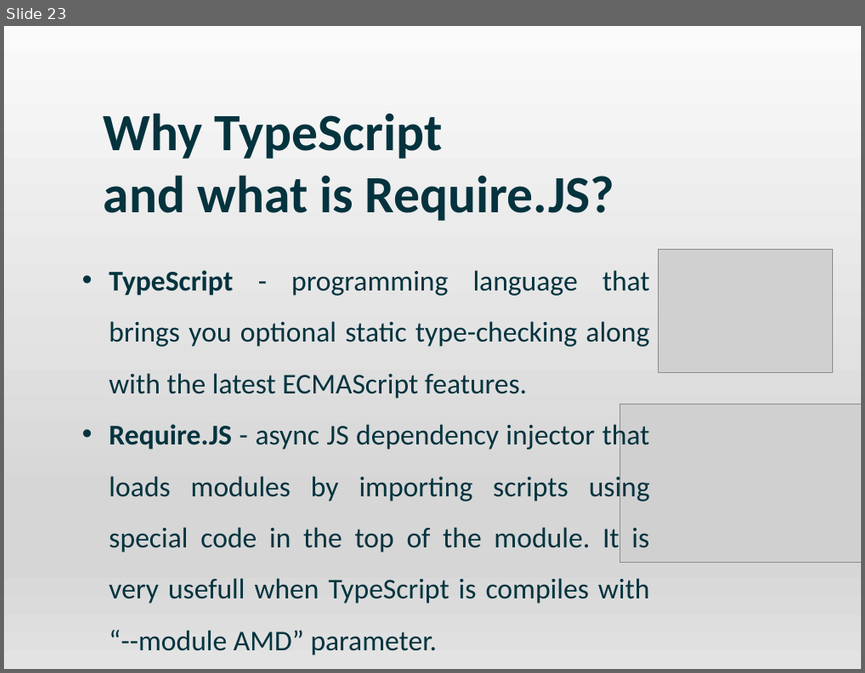
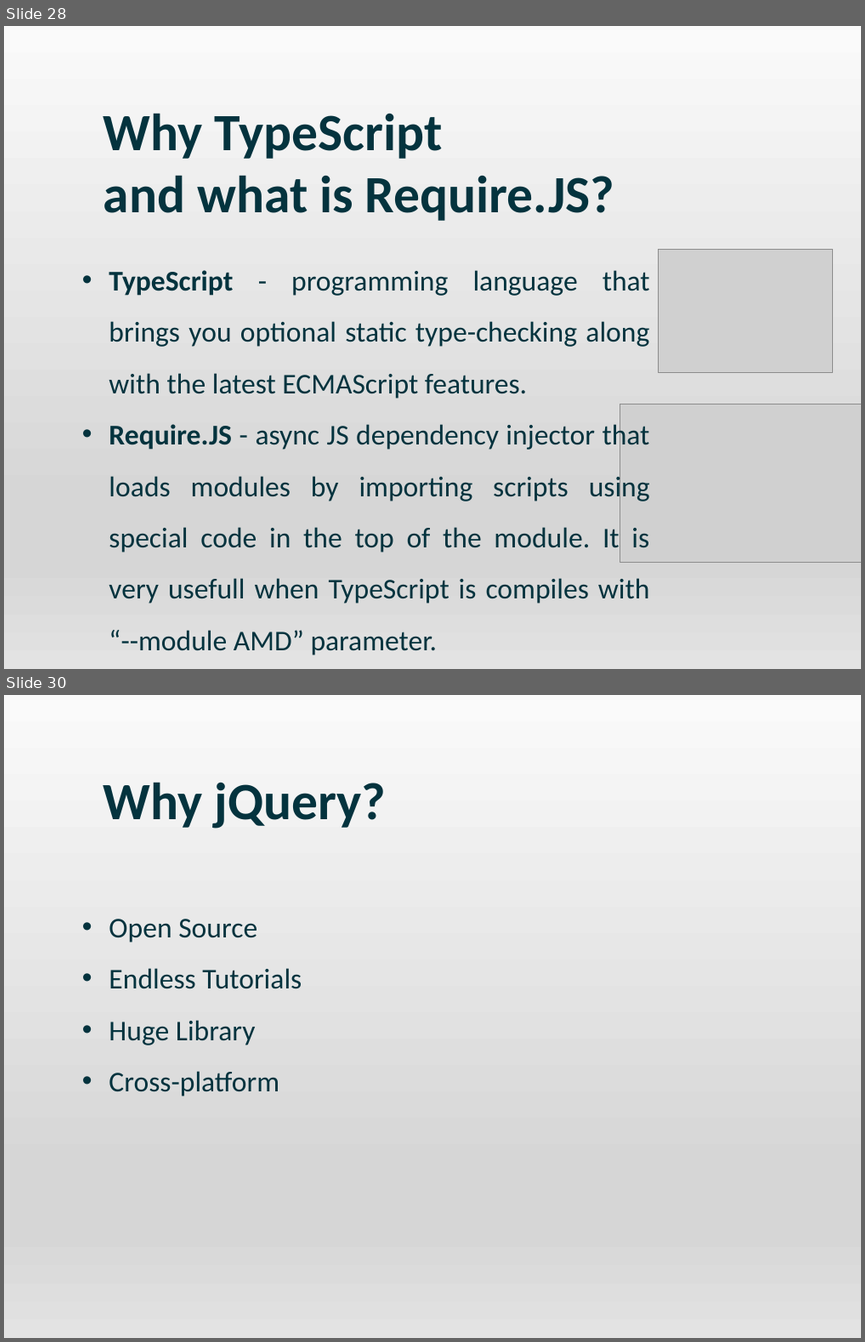
Before and after one commit to DmitriyLy/travel_portal, a slide deck: docs/Travel Portal.pptx. Shown one above the other, each under a label of ours: slide 23 before the commit, slides 28 and 30 after it; the slides between them are not shown. The pictures are 865x673 and 865x1342 pixels, drawn with LibreOffice and Linux fonts; fonts in the diff are those of the drawing; grey boxes stand for pictures; background and template pictures are left out. Boxes give left, top, right and bottom in pixels: in the first picture for what was removed or moved away, otherwise in the second. Text is boxed around its words. In the diff, an @@ line names an element or a change of style, - is before the commit and + after.

```diff
--- a/docs/Travel Portal.pptx
+++ b/docs/Travel Portal.pptx
@@ slide 30 added at (4, 695, 861, 1338), background #FFFFFF @@
@@ rectangle added at (4, 695, 861, 1338), fill gradient #FAFAFA to #D6D6D6 to #E3E3E3 @@
@@ text added at (103, 782, 386, 828), 44 pt, text #04333E, bold @@
+Why jQuery?
@@ text added at (109, 919, 302, 1096), 24 pt, text #04333E @@
+• Open Source
+• Endless Tutorials
+• Huge Library
+• Cross-platform
@@ what was slide 23 is now slide 28 @@
```
Also in this commit, not shown: 12 slides changed, 6 other slides added, 7 slides removed.
